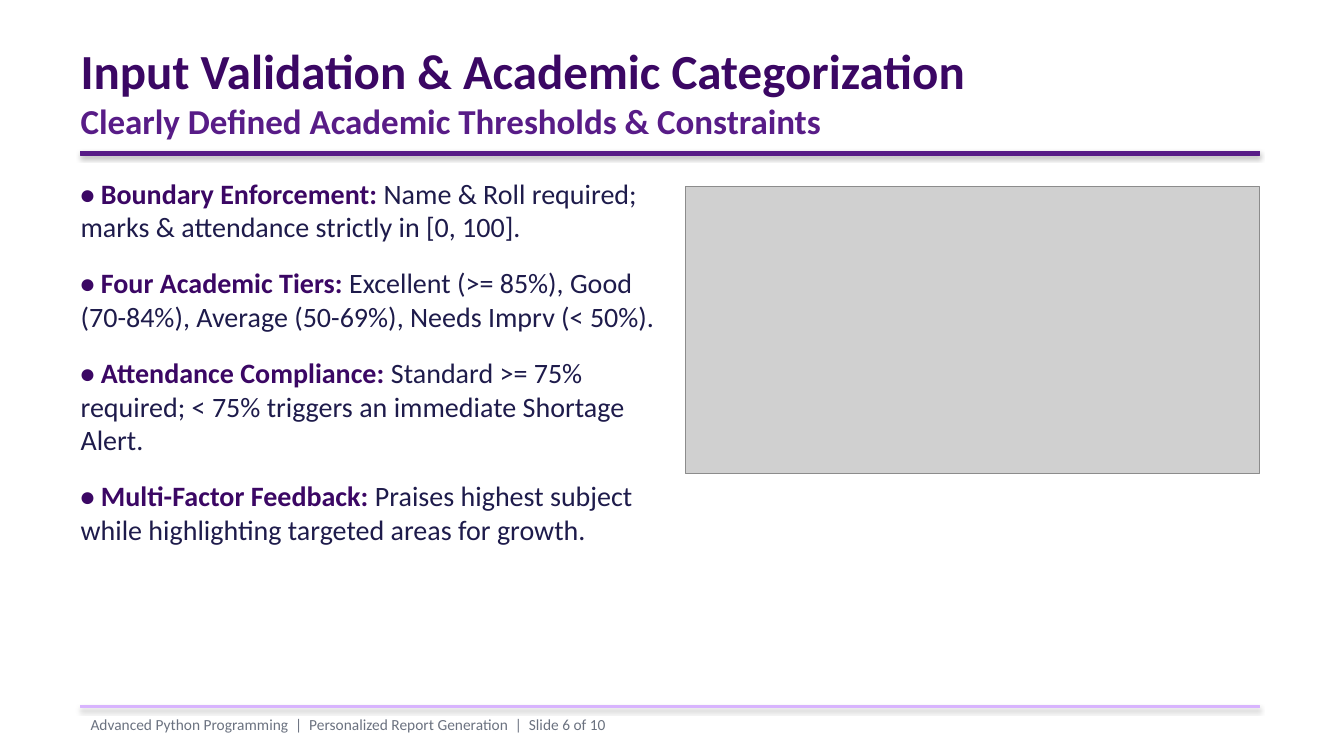
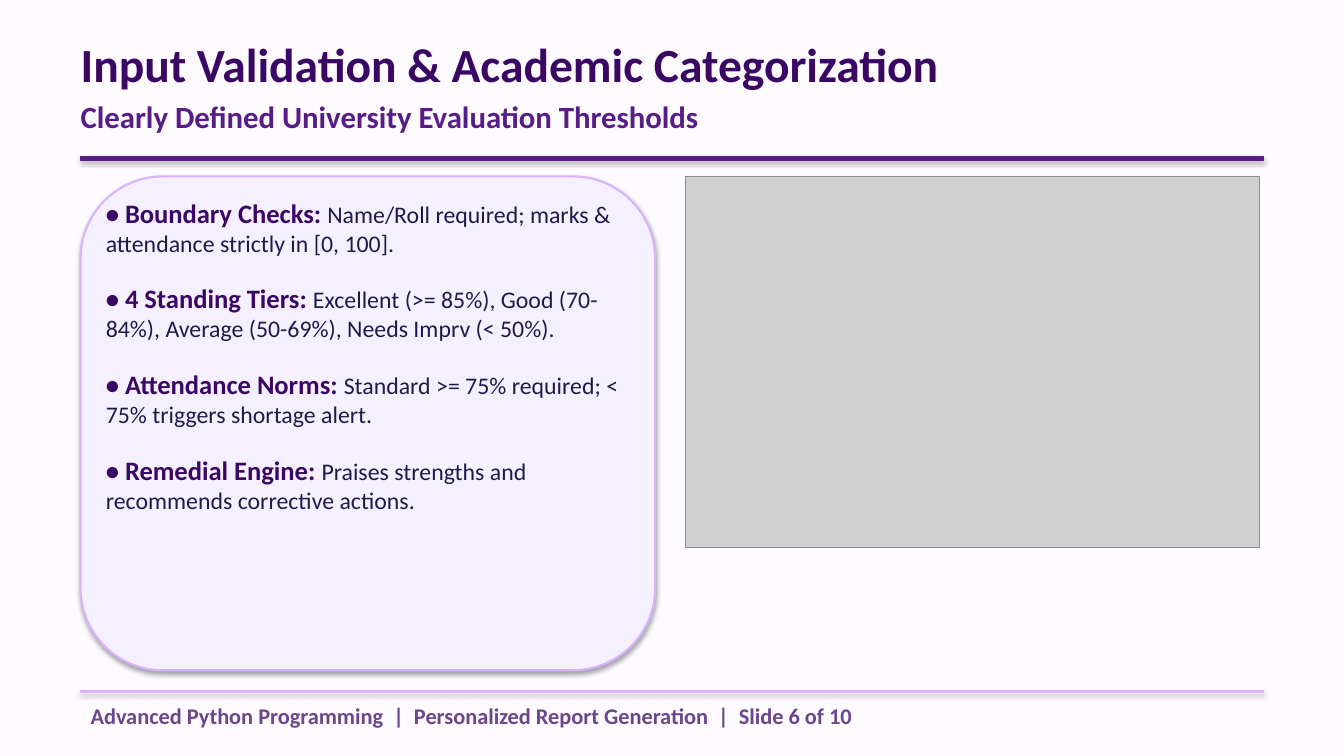
Before and after one commit to Induja2312/Student-Report-Generator, a slide deck: slide 6 of presentation/personalized_report_presentation.pptx. Drawn at 1344x756 pixels with LibreOffice and Linux fonts; fonts in the diff are those of the drawing; grey boxes stand for pictures. Boxes give left, top, right and bottom in pixels: in the first picture for what was removed or moved away, otherwise in the second. Text is boxed around its words. In the diff, an @@ line names an element or a change of style, - is before the commit and + after.

```diff
--- a/presentation/personalized_report_presentation.pptx
+++ b/presentation/personalized_report_presentation.pptx
@@ background #FFFFFF to #FDFBFF @@
@@ text at (81, 48, 938, 90): size 35 to 34 pt in "Input Validation & Academic Categorization" @@
@@ text at (81, 106, 698, 133): text changed; size 25 to 22 pt @@
-Clearly Defined Academic Thresholds & Constraints
+Clearly Defined University Evaluation Thresholds
@@ rectangle: place and size @@
-rectangle at (81, 151, 1260, 155)
+rectangle at (81, 156, 1263, 160)
@@ rounded rectangle added at (81, 176, 655, 670), fill #F5F0FF, outline #D8B4FE 1.5 pt @@
@@ picture: place and size @@
-picture at (686, 187, 1260, 474)
+picture at (686, 176, 1260, 547)
@@ text at (106, 204, 601, 509): text changed; size 20 to 17 pt @@
-• Boundary Enforcement: Name & Roll required; marks & attendance strictly in [0, 100].
-• Four Academic Tiers: Excellent (>= 85%), Good (70-84%), Average (50-69%), Needs Imprv (< 50%).
-• Attendance Compliance: Standard >= 75% required; < 75% triggers an immediate Shortage Alert.
-• Multi-Factor Feedback: Praises highest subject while highlighting targeted areas for growth.
+• Boundary Checks: Name/Roll required; marks & attendance strictly in [0, 100].
+• 4 Standing Tiers: Excellent (>= 85%), Good (70-84%), Average (50-69%), Needs Imprv (< 50%).
+• Attendance Norms: Standard >= 75% required; < 75% triggers shortage alert.
+• Remedial Engine: Praises strengths and recommends corrective actions.
@@ text "Advanced Python Programming | Personalized ...": place and size @@
-text "Advanced Python Programming | Personalized ..." at (91, 719, 606, 733)
+text "Advanced Python Programming | Personalized ..." at (91, 708, 852, 728)
@@ text "Advanced Python Programming | Personalized ..." at (91, 708, 852, 728): size 11 to 16 pt, text colour #6B7280 to #6B468C, bold on @@
@@ rectangle: place and size @@
-rectangle at (81, 706, 1260, 708)
+rectangle at (81, 691, 1263, 693)
```
Also in this commit, not shown: 9 other slides changed, 20 other files.
